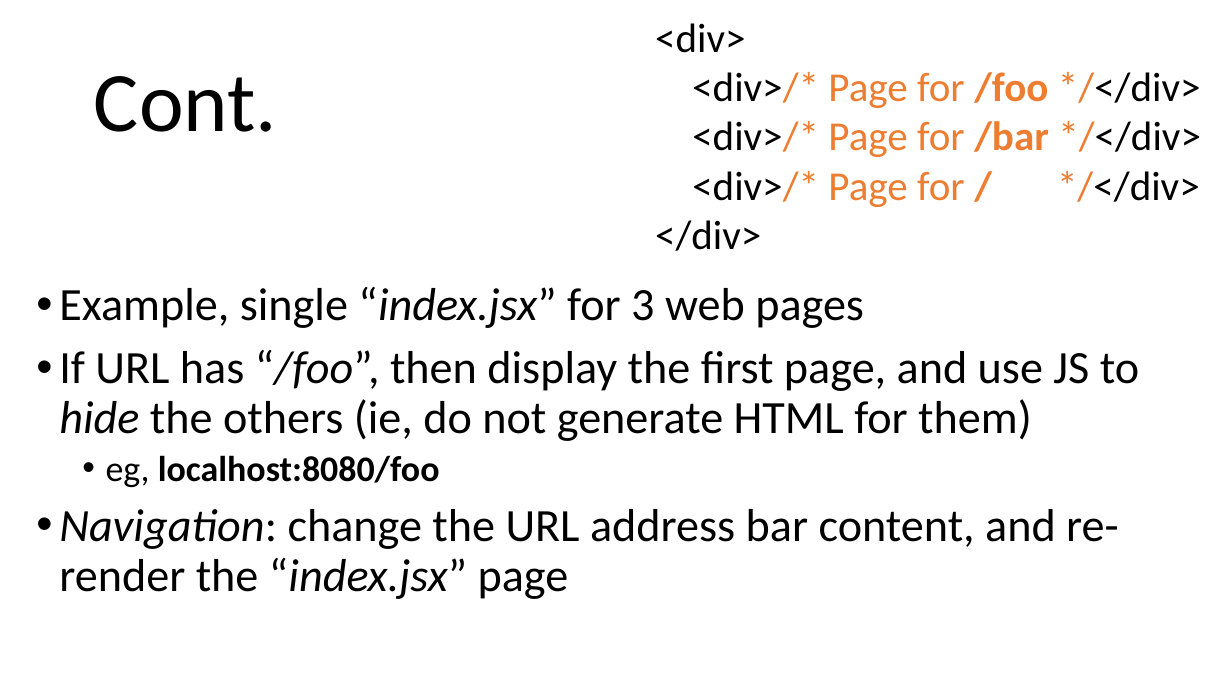
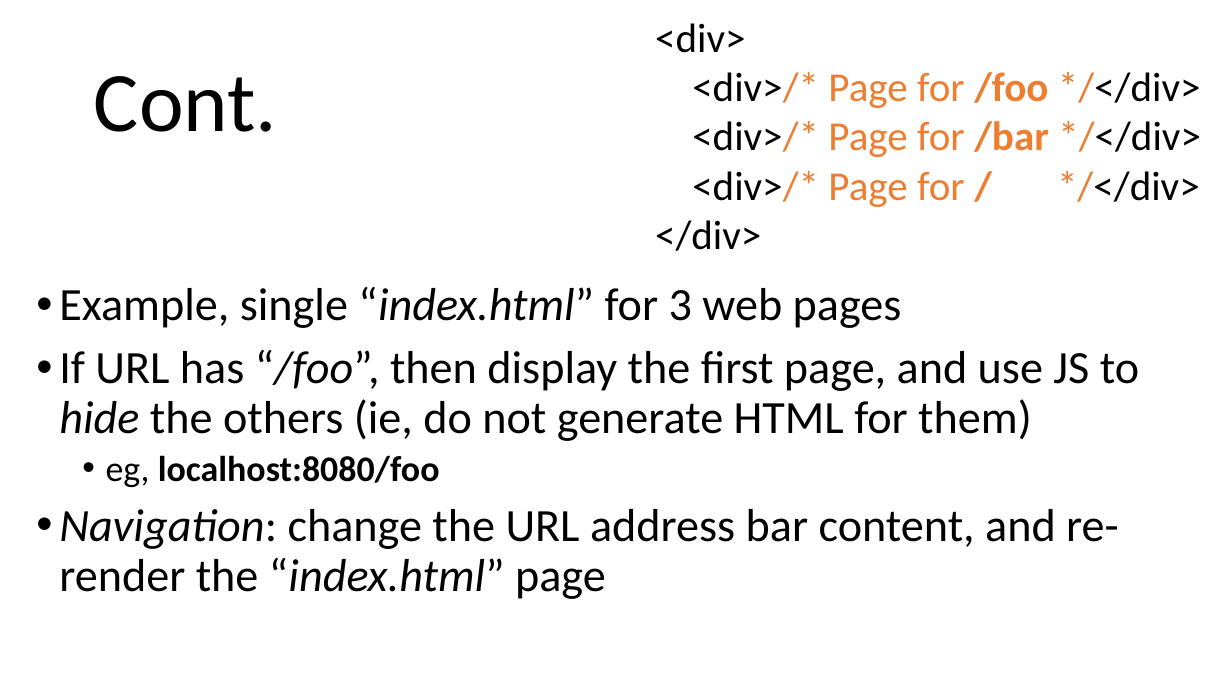
Before and after one commit to arcuri82/web_development_and_api_design, a slide deck: slide 5 of docs/slides/lesson_05.pptx. Drawn at 1232x693 pixels with LibreOffice and Linux fonts; fonts in the diff are those of the drawing. Boxes give left, top, right and bottom in pixels: in the first picture for what was removed or moved away, otherwise in the second. Text is boxed around its words. In the diff, an @@ line names an element or a change of style, - is before the commit and + after.

```diff
--- a/docs/slides/lesson_05.pptx
+++ b/docs/slides/lesson_05.pptx
@@ text at box(59, 287, 902, 328): text changed @@
-• Example, single “index.jsx” for 3 web pages
+• Example, single “index.html” for 3 web pages
@@ text at box(59, 509, 1119, 599): text changed @@
-• Navigation: change the URL address bar content, and re-render the “index.jsx” page
+• Navigation: change the URL address bar content, and re-render the “index.html” page
```
Also in this commit, not shown: 2 other slides changed, 1 other file.
